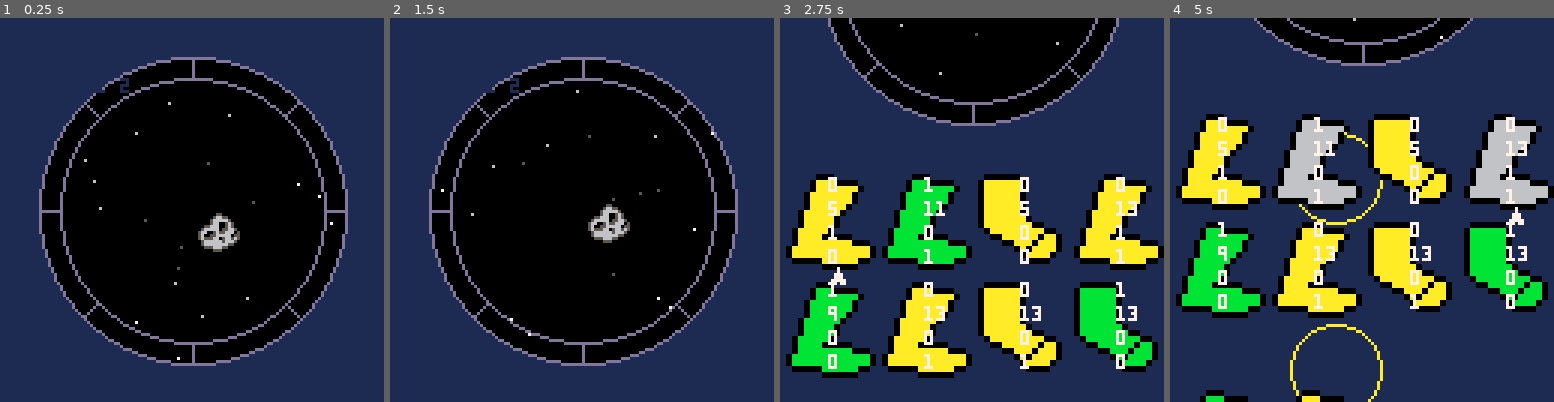
Above: before the commit, frames 1-4 (left to right).
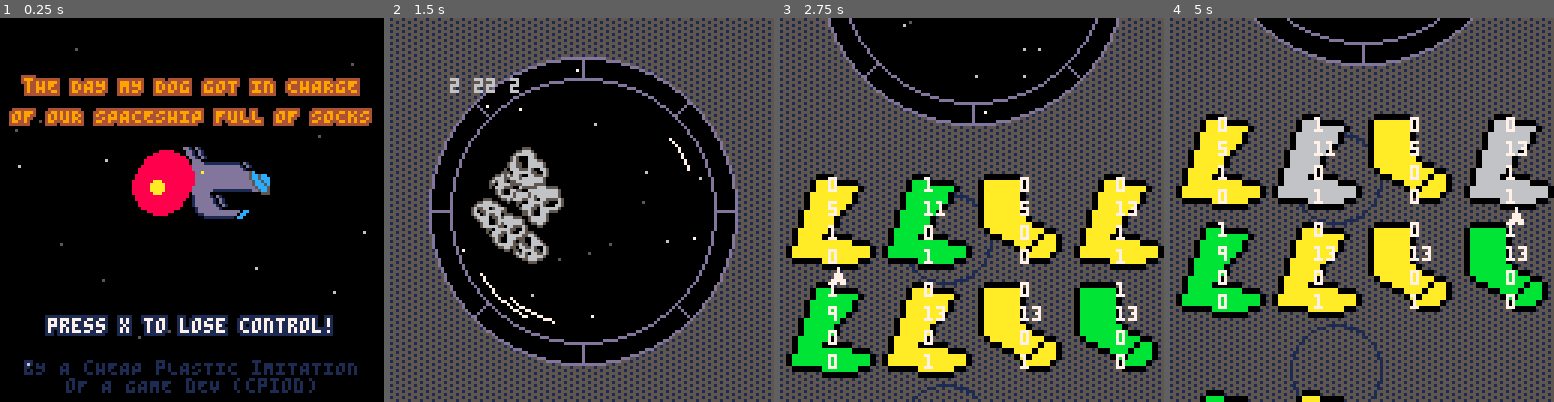
Above: after the commit, the same moments.

Repository: cpiod/that-day-my-dog-flew-a-spaceship
Game: PICO-8 cartridge gmtk.p8
The game is run twice, just before and just after one commit, with the same random seed, the same clock (stepped at 60 frames per second) and the same inputs.
Inputs:
- Up to frame 1 (0.25 s): no input
- Up to frame 2 (1.5 s): tap O (Z key) at 0.33, 0.7, 1.43 s; tap X (X key) at 1.07 s
- Up to frame 3 (2.75 s): hold Left 1.97-2.37 s; tap X (X key) at 2.07, 2.4, 2.73 s; tap O (Z key) at 2.22 s; hold Down from 2.42 s (still down)
- Up to frame 4 (5 s): release Down at 2.82 s; hold Right 2.87-3.53 s; tap X (X key) every 0.33 s from 3.07 to 4.73 s; tap O (Z key) at 3.1, 3.98, 4.87 s; hold Up 3.58-4.08 s; hold Right 4.13-4.53 s; hold Down from 4.58 s (still down)

The runs differ from the first frame. In frame 1, 61% of the frame differs, in the area x 0-100%, y 0-100%; in frame 2, 42%; in frame 3, 42%; in frame 4, 50%.

Commit message:
Title screen

Diff:
--- a/gmtk.p8
+++ b/gmtk.p8
@@ -7,22 +7,22 @@
 t={1,2,1, 1} --const
 tmp={{1,1,0,1},{0,0,0,0}}
 mem={tmp,tmp,tmp}
+
+function _init()
 stars={}
+mstars={}
+ast={}
 socks={}
-
-function _init()
-for i=1,20 do
- add(stars,new_star())
-end
-
-screen=10
+expl={}
+lvl=0
+init_stars()
+init_mstars()
+init_expl()
+init_ast() -- todo faire regulierement
+
+screen=0
 curs=0
 y_camera=0
-y_goal=128
-
-k=get_best(mem[1],{1,1,1,1})
-?k[1].." "..k[2].." "..k[3].." "..k[4]
-?k[5]
 
 f={true,false,true}
 n=8
@@ -39,6 +39,13 @@
 end
 
 function _update60()
+ if screen==0 then
+ -- title screen
+  update_mstars()
+  update_expl()
+  if(btnp(🅾️)) screen=10
+ end
+
 	if screen==11 then
 	-- selection screen
 	 -- movement
@@ -104,15 +111,9 @@
 	 if(btn(⬆️)) screen=11
 	end
 
+	-- animation update
 	if screen>=10 and screen<=12 then
-	 -- animation update
-	 for i=1,#stars do
-	  local s=stars[i]
-	  s[2]+=s[3]
-	  if s[2]>50 then
-	   stars[i]=new_star()
-	  end
-	 end
+  update_stars()
 	end
 
 	if screen==20 then
@@ -121,11 +122,226 @@
 	end
 end
 
+-->8
+-- hamming learning
+
+-- get the closest guess
+-- random if no memory
+function get_best(mem,tuple)
+ local e1,e2,e3,e4=unpack(tuple)
+ if #mem==0 then
+  return rnd()<.5
+ else
+ -- lowest dist
+  local ld=5
+  for i=1,#mem do
+   local k=mem[i]
+   local k1,k2,k3,k4=unpack(k)
+   local d=0
+   if(k1!=e1) d+=1
+   if(k2!=e2) d+=1
+   if(k3!=e3) d+=1
+   if(k4!=e4) d+=1
+   if(d<ld) out={k1,k2,k3,k4,i} ld=d
+  end
+ end
+ -- todo: dist min too low: other guess?
+ assert(out!=nil)
+ return out
+end
+
+function mem_update(mem,e,c)
+ -- new prototype for this class
+ mem[c+1]=e
+end
+-->8
+-- regression learning
+
+-- todo
+-->8
+-- generation
+
+function gen_obj()
+ local o={}
+ for i=1,#t do
+  if(t[i]==1) o[i]=1+flr(rnd(2))
+  if(t[i]==2) o[i]=flr(rnd(30)+5)
+ end
+ return o
+end
+
+col_sock={10,11}
+
+function gen_set(n)
+ local set={}
+ local socks={}
+ for i=1,n do
+  local l={}
+  for j=1,#t do
+			if(t[j]==1) l[j]=flr(rnd(2))
+			if(t[j]==2) l[j]=flr(rnd(10)+5)
+  end
+  c=col_sock[l[1]+1]
+  if(f[2]) c2=8 else c2=c
+  l2={4+2*flr(rnd(2)),c,c2,rnd()<.5}
+  add(set,l)
+  add(socks,l2)
+ end
+ assert(#set==#socks)
+ return set,socks
+end
+-->8
+-- particles
+
+function init_stars()
+ for i=1,20 do
+  add(stars,new_star())
+ end
+end
+
+function new_star()
+ -- angle, dist, speed, thr color
+ return {rnd(),rnd(50),rnd(1)+1,rnd(5)+10}
+end
+
+function update_stars()
+ for i=1,#stars do
+  local s=stars[i]
+  s[2]+=s[3]
+  if s[2]>50 then
+   stars[i]=new_star()
+  end
+ end
+end
+
+function draw_stars()
+ for i in all(stars) do
+  local a,d,_,t=unpack(i)
+  local col=nil
+  if(d>t)col=5
+  if(d>2*t)col=6
+  if(d>3*t)col=7
+  if(col!=nil) pset(64+d*cos(a),64+d*sin(a),col)
+ end
+end
+
+function init_ast()
+ for i=1,7 do
+ -- spr x y size flipx flipy deltat
+  a={0,rnd(20)-10,rnd(30)-15,.8+rnd(.4),rnd()<.5,rnd()<.5,rnd()}
+  add(ast,a)
+ end
+end
+
+function draw_ast(dx)
+ for a in all(ast) do
+  local nspr,x,y,size,fx,fy,dt=unpack(a)
+		sspr(nspr*8,16,16,16,64-8+x+dx+5*cos(time()/10+dt),64+y+5*sin(time()/10+dt)-8,flr(size*16),flr(size*16),fx,fy)
+ end
+end
+
+function init_mstars()
+ for i=1,20 do
+  add(mstars,new_mstar(rnd(128)))
+ end
+end
+
+function new_mstar(init_x)
+ -- x, y, speed, thr color
+ local speed=rnd(2)+2
+ local c=speed>3 and 6 or 5
+ return {init_x,rnd(128),speed,c}
+end
+
+function update_mstars()
+ for i=1,#mstars do
+  local s=mstars[i]
+  s[1]-=s[3]
+  if s[1]<0 then
+   mstars[i]=new_mstar(128)
+  end
+ end
+end
+
+function draw_mstars()
+ for i in all(mstars) do
+  local x,y,_,c=unpack(i)
+  pset(x,y,c)
+ end
+end
+
+function init_expl()
+ for i=1,20 do
+  add(expl,new_expl(rnd(30)))
+ end
+end
+
+function new_expl(init_rad)
+-- x, y, rad
+ return {rnd(6)-3,rnd(6)-3,init_rad}
+end
+
+function update_expl()
+ for i=1,#expl do
+  local s=expl[i]
+  s[3]+=.2
+  s[1]-=.7
+  if s[3]>10 then
+   expl[i]=new_expl(0)
+  end
+ end
+end
+
+function draw_expl(dx,dy)
+ for i in all(expl) do
+  local x,y,rad=unpack(i)
+  if(rad<10) c=8
+  if(rad<9) c=9
+  if(rad<4) c=10
+  circfill(dx+x+5,dy+y+16,rad,c)
+ end
+end
+-->8
+--print
+
+
+function prt(txt,x,y,c1,c2)
+ if(x==nil) x=64-2*#txt
+ for i=-1,1 do
+  for j=-1,1 do
+   ?txt,x+i,y+j,c2
+  end
+ end
+ ?txt,x,y,c1
+end
+-->8
+-- draw
+
 function _draw()
- cls(1)
- color(6)
- palt(14)
+ pal()
+ palt(14,true)
+ palt(0,false)
+
+ if screen==0 then
+  cls(0)
+  -- title screen
+  draw_mstars()
+--  pal(0,5)
+  local x,y=50+10*cos(time()/5),50+20*sin(time()/3)
+  spr(64,x,y,4,4)
+  draw_expl(x,y)
+  prt("tHE DAY MY DOG GOT IN CHARGE",nil,20,9,4)
+  prt("OF OUR SPACESHIP FULL OF SOCKS",nil,30,9,4)
+  if(time()%1<.8) prt("press x to lose control!",nil,100,7,1)
+  local s="bY A cHEAP pLASTIC iMITATION"
+  ?s,64-2*#s,114,1
+  local s="oF A GAME dEV (cpiod)"
+  ?s,64-2*#s,120,1
+ end
+
  if screen>=10 and screen<=12 then
+  cls(5)
+
   -- camera movement
 	 y_goal=(screen-10)*128
 	 -- todo: smooth camera movement
@@ -137,19 +353,14 @@
 	 camera(0,y_camera)
 
 	 -- background
+	 fillp(░)
+	 rectfill(0,0,128,128*3,0x51)
+	 fillp()
 	 circfill(64,64,51,0)
-	 for i in all(stars) do
-	  --stars
-	  local a,d,_,t=unpack(i)
-	  local col=nil
-	  if(d>t)col=5
-	  if(d>2*t)col=6
-	  if(d>3*t)col=7
-	  if(col!=nil) pset(64+d*cos(a),64+d*sin(a),col)
-	 end
+  draw_stars()
 
 	 -- asteroids
-	 spr(2,64+2*cos(time()/10),64+4*sin(time()/10),2,2)
+	 if(o[1]==1) draw_ast(20) else draw_ast(-20)
 
 	 -- glass
 	 circ(64,64,44,13)
@@ -159,10 +370,12 @@
 	  64+50*cos(a),64+50*sin(a),13)
 	 end
 	 circ(64,64,51,13)
---	 clip(30,80,20,20)
---	 circ(64,64,40,12)
---	 clip(40,90,15,15)
---	 circ(64,64,38,12)
+	 clip(30,80,20,20)
+	 circ(64,64,40,7)
+	 clip(40,90,15,15)
+	 circ(64,64,38,7)
+	 clip(85,40,15,15)
+	 circ(64,64,38,7)
 
 	 clip()
   color(1)
@@ -171,7 +384,7 @@
 	 end
 
 	 -- objective
-	 ?tostr(o[1]).." "..tostr(o[2]).." "..tostr(o[3]),20,20
+	 ?tostr(o[1]).." "..tostr(o[2]).." "..tostr(o[3]),20,20,6
 
 	 -- set
   for c=0,n-1 do
@@ -221,95 +434,68 @@
   end
  end
 end
--->8
--- hamming learning
-
--- get the closest guess
--- random if no memory
-function get_best(mem,tuple)
- local e1,e2,e3,e4=unpack(tuple)
- if #mem==0 then
-  return rnd()<.5
- else
- -- lowest dist
-  local ld=5
-  for i=1,#mem do
-   local k=mem[i]
-   local k1,k2,k3,k4=unpack(k)
-   local d=0
-   if(k1!=e1) d+=1
-   if(k2!=e2) d+=1
-   if(k3!=e3) d+=1
-   if(k4!=e4) d+=1
-   if(d<ld) out={k1,k2,k3,k4,i} ld=d
-  end
- end
- -- todo: dist min too low: other guess?
- assert(out!=nil)
- return out
-end
-
-function mem_update(mem,e,c)
- -- new prototype for this class
- mem[c+1]=e
-end
--->8
--- regression learning
-
--- todo
--->8
--- generation
-
-function gen_obj()
- local o={}
- for i=1,#t do
-  if(t[i]==1) o[i]=1+flr(rnd(2))
-  if(t[i]==2) o[i]=flr(rnd(30)+5)
- end
- return o
-end
-
-col_sock={10,11}
-
-function gen_set(n)
- local set={}
- local socks={}
- for i=1,n do
-  local l={}
-  for j=1,#t do
-			if(t[j]==1) l[j]=flr(rnd(2))
-			if(t[j]==2) l[j]=flr(rnd(10)+5)
-  end
-  c=col_sock[l[1]+1]
-  if(f[2]) c2=8 else c2=c
-  l2={4+2*flr(rnd(2)),c,c2,rnd()<.5}
-  add(set,l)
-  add(socks,l2)
- end
- assert(#set==#socks)
- return set,socks
-end
--->8
--- particles
-
-function new_star()
- -- angle, dist, speed, thr color
- return {rnd(),rnd(50),rnd(1)+1,rnd(5)+10}
-end
-…(17 lines of a section not shown)…
+…(65 lines of a section not shown)…
Not shown, changed: 64 lines of the sprite sheet (__gfx__) section of gmtk.p8
